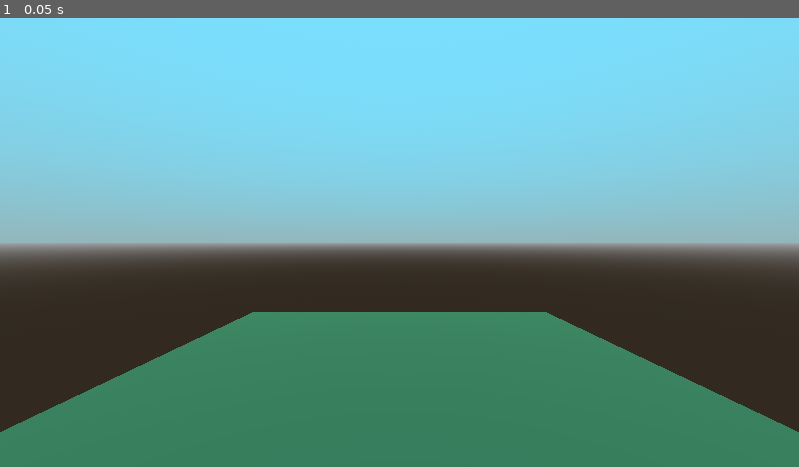
Above: before the commit, frame 1.
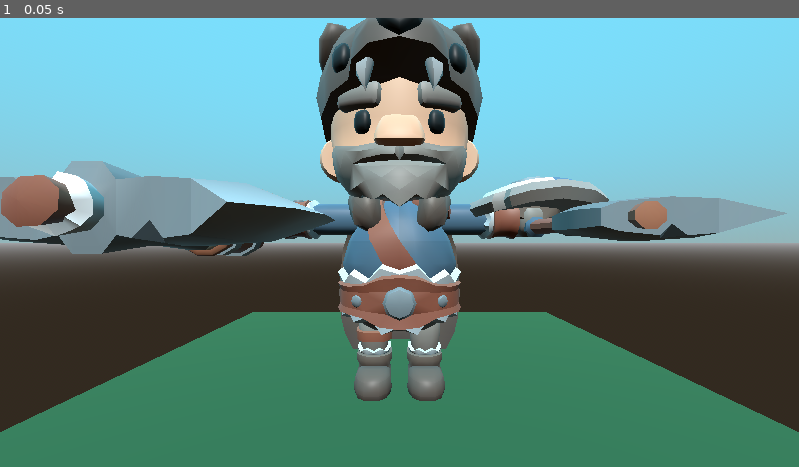
Above: after the commit, the same moment.

Repository: juliohq/projeto-plataforma
Game: Godot game, scene res://niveis/nivel.tscn
Same seed, same stepped clock (60 frames per second), same inputs: the game is played once before the commit and once after it.
Inputs:
- Up to frame 1 (0.05 s): no input

The runs differ from the first frame. In frame 1, 23% of the frame differs, in the area x 0-99%, y 0-86%.

Commit message:
Adicionar gravidade

Diff:
--- a/niveis/grama.tscn
+++ b/niveis/grama.tscn
@@ -7,5 +7,15 @@
 material = SubResource("StandardMaterial3D_r3otg")
 size = Vector3(4, 0.1, 4)
 
-[node name="Grama" type="MeshInstance3D"]
+[sub_resource type="BoxShape3D" id="BoxShape3D_jrpg6"]
+size = Vector3(4, 0.1, 4)
+
+[node name="Grama" type="StaticBody3D"]
+collision_layer = 2
+collision_mask = 2
+
+[node name="Malha" type="MeshInstance3D" parent="."]
 mesh = SubResource("BoxMesh_vods2")
+
+[node name="Colisao" type="CollisionShape3D" parent="."]
+shape = SubResource("BoxShape3D_jrpg6")
--- a/niveis/nivel.tscn
+++ b/niveis/nivel.tscn
@@ -1,7 +1,8 @@
-[gd_scene load_steps=6 format=3 uid="uid://ccykbjcvdm5y7"]
+[gd_scene load_steps=7 format=3 uid="uid://ccykbjcvdm5y7"]
 
 [ext_resource type="Script" path="res://niveis/nivel.gd" id="1_v5hbb"]
 [ext_resource type="PackedScene" uid="uid://dynfap08bljhi" path="res://niveis/grama.tscn" id="2_sn4ti"]
+[ext_resource type="PackedScene" uid="uid://e4mlbhw1vws3" path="res://personagens/personagem.tscn" id="3_o6ih6"]
 
 [sub_resource type="ProceduralSkyMaterial" id="ProceduralSkyMaterial_77t37"]
 sky_top_color = Color(0.47451, 0.878431, 1, 1)
@@ -28,3 +29,5 @@
 
 [node name="Sol" type="DirectionalLight3D" parent="."]
 transform = Transform3D(1, 0, 0, 0, 0.707107, 0.707107, 0, -0.707107, 0.707107, 0, 5, 4)
+
+[node name="Personagem" parent="." instance=ExtResource("3_o6ih6")]
--- /dev/null
+++ b/personagens/personagem.gd
@@ -0,0 +1,14 @@
+extends CharacterBody3D
+
+
+const GRAVIDADE = 16.0
+
+
+func _physics_process(delta):
+	# Aplicar a gravidade ao personagem
+	if is_on_floor():
+		velocity.y = 0.0
+	else:
+		velocity.y -= GRAVIDADE
+
+	move_and_slide()
--- a/personagens/personagem.tscn
+++ b/personagens/personagem.tscn
@@ -1,11 +1,14 @@
-[gd_scene load_steps=3 format=3 uid="uid://e4mlbhw1vws3"]
+[gd_scene load_steps=4 format=3 uid="uid://e4mlbhw1vws3"]
 
 [ext_resource type="PackedScene" uid="uid://cvfrvtj8ag4o1" path="res://modelos/personagens/barbarian.glb" id="1_8wgg8"]
+[ext_resource type="Script" path="res://personagens/personagem.gd" id="1_wttd4"]
 
 [sub_resource type="BoxShape3D" id="BoxShape3D_250ga"]
 size = Vector3(1, 2, 1)
 
 [node name="Personagem" type="CharacterBody3D"]
+collision_mask = 3
+script = ExtResource("1_wttd4")
 
 [node name="Modelo" parent="." instance=ExtResource("1_8wgg8")]
 
--- a/project.godot
+++ b/project.godot
@@ -46,3 +46,8 @@
 "events": [Object(InputEventKey,"resource_local_to_scene":false,"resource_name":"","device":-1,"window_id":0,"alt_pressed":false,"shift_pressed":false,"ctrl_pressed":false,"meta_pressed":false,"pressed":false,"keycode":0,"physical_keycode":32,"key_label":0,"unicode":32,"echo":false,"script":null)
 ]
 }
+
+[layer_names]
+
+3d_physics/layer_1="Personagem"
+3d_physics/layer_2="Grama"
Not shown: 1 places in niveis/grama.tscn that only renumber resources
